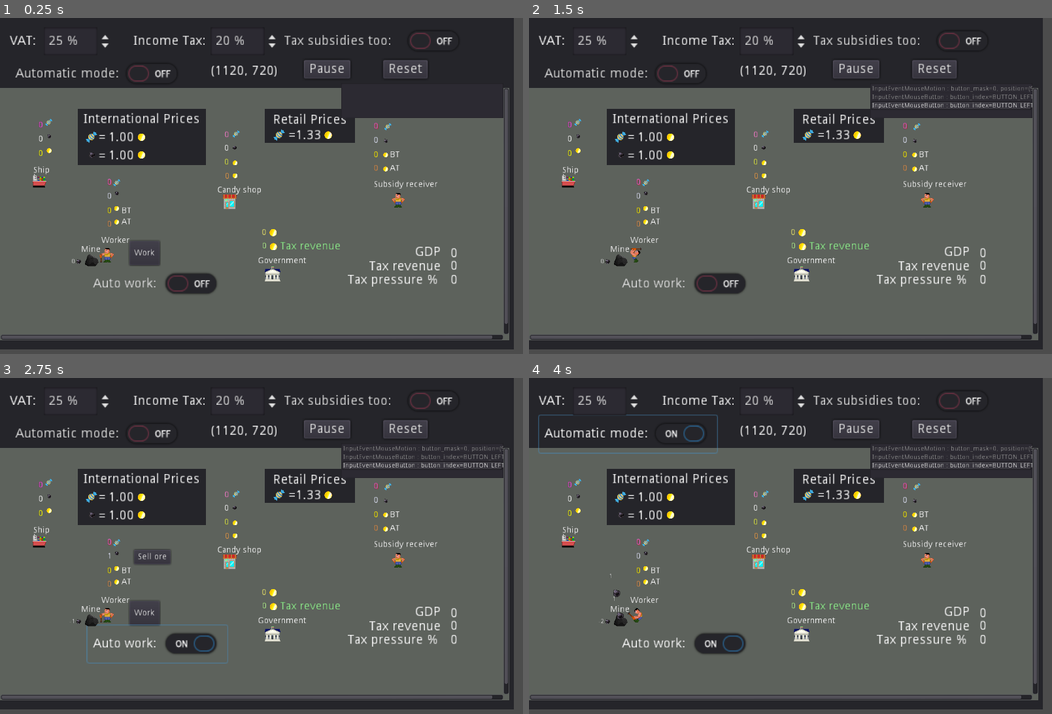
Above: before the commit, frames 1-4 (two rows, left to right).
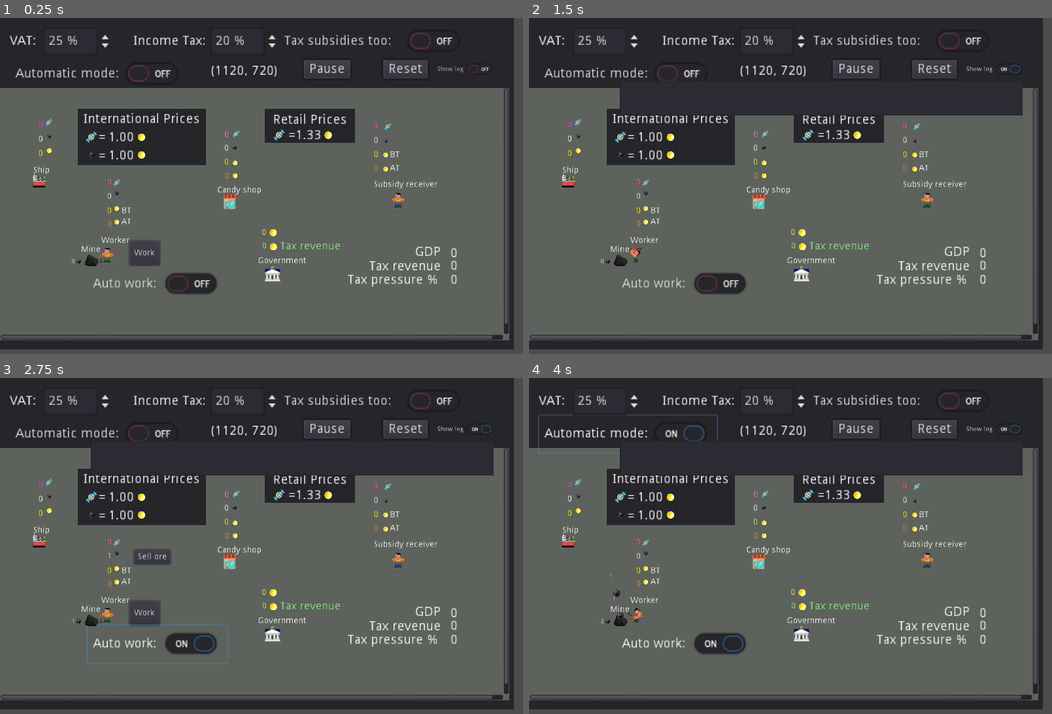
Above: after the commit, the same moments.

Repository: carlostgit/taxes
Game: Godot game, scene res://Control.tscn
The game is run twice, just before and just after one commit, with the same random seed, the same clock (stepped at 60 frames per second) and the same inputs.
Inputs (mouse positions are in pixels of both pictures, inside the frame that each line leads up to):
- Up to frame 1 (0.25 s): no input
- Up to frame 2 (1.5 s): click (994, 68) at 0.5 s, where only the run after the commit has a clickable "Show log"; click "Work" at 1.25 s
- Up to frame 3 (2.75 s): click "Auto work:" at 2 s
- Up to frame 4 (4 s): click "Sell ore" at 2.75 s; click "Automatic mode:" at 3.5 s

The runs differ from the first frame. In frame 1, 2.8% of the frame differs, in the area x 65-97%, y 14-30%; in frame 2, 4.2%; in frame 3, 4.2%; in frame 4, 4.2%, in the area x 17-97%, y 14-30%.

Commit message:
Añado botón para ocultar y mostrar el log de debug

Diff:
--- a/Control.gd
+++ b/Control.gd
@@ -114,14 +114,24 @@
 		get_main_scene().set_tax_labour_only(_tax_labour_only)
 
 func _gui_input(event):
-	if event is InputEventMouseButton:
-		if event.button_index == BUTTON_LEFT and event.pressed:
-			print("I've been clicked D:")
+	if ($CheckButton_show_debug_log.is_pressed()):
+		if event is InputEventMouseButton:
+			if event.button_index == BUTTON_LEFT and event.pressed:
+				print("I've been clicked D:")
 
-	if event is InputEventMagnifyGesture:
-		var factor = event.get_factor()
-		print("Magnifying: "+str(factor))
+		if event is InputEventMagnifyGesture:
+			var factor = event.get_factor()
+			print("Magnifying: "+str(factor))
 
-	$ItemList.add_item(event.as_text())
-	$ItemList.select($ItemList.get_item_count()-1)
-	$ItemList.ensure_current_is_visible()
+		$CheckButton_show_debug_log/ItemList_log.add_item(event.as_text())
+		$CheckButton_show_debug_log/ItemList_log.select($CheckButton_show_debug_log/ItemList_log.get_item_count()-1)
+		$CheckButton_show_debug_log/ItemList_log.ensure_current_is_visible()
+
+
+func _on_CheckButton_show_debug_log_toggled(button_pressed):
+	if (button_pressed==false):
+		$CheckButton_show_debug_log/ItemList_log.hide()
+		$CheckButton_show_debug_log/ItemList_log.clear()
+	else:
+		$CheckButton_show_debug_log/ItemList_log.show()
+	pass # Replace with function body.
--- a/Control.tscn
+++ b/Control.tscn
@@ -92,6 +92,7 @@
 valign = 1
 
 [node name="SpinBox_corp_tax" type="SpinBox" parent="Panel"]
+editor/display_folded = true
 margin_left = 450.0
 margin_top = 20.0
 margin_right = 524.0
@@ -133,14 +134,23 @@
 rect_scale = Vector2( 2, 2 )
 text = "Resolucion"
 
-[node name="ItemList" type="ItemList" parent="."]
-margin_left = 730.0
-margin_top = 140.0
-margin_right = 1078.0
-margin_bottom = 215.0
+[node name="CheckButton_show_debug_log" type="CheckButton" parent="."]
+margin_left = 930.0
+margin_top = 90.0
+margin_right = 1066.0
+margin_bottom = 130.0
+text = "Show log"
+
+[node name="ItemList_log" type="ItemList" parent="CheckButton_show_debug_log"]
+visible = false
+margin_left = -736.0
+margin_top = 44.0
+margin_right = 128.0
+margin_bottom = 119.0
 [connection signal="pressed" from="Panel/Button_pause" to="." method="_on_Button_pause_pressed"]
 [connection signal="toggled" from="Panel/CheckButton_automatic_mode" to="." method="_on_CheckButton_automatic_mode_toggled"]
 [connection signal="value_changed" from="Panel/SpinBox_VAT" to="." method="_on_SpinBox_VAT_value_changed"]
 [connection signal="value_changed" from="Panel/SpinBox_corp_tax" to="." method="_on_SpinBox_corp_tax_value_changed"]
 [connection signal="toggled" from="Panel/SpinBox_corp_tax/CheckButton_tax_subsidies_too" to="." method="_on_CheckButton_tax_subsidies_too_toggled"]
 [connection signal="pressed" from="Panel/Button_reset" to="." method="_on_Button_reset_pressed"]
+[connection signal="toggled" from="CheckButton_show_debug_log" to="." method="_on_CheckButton_show_debug_log_toggled"]
